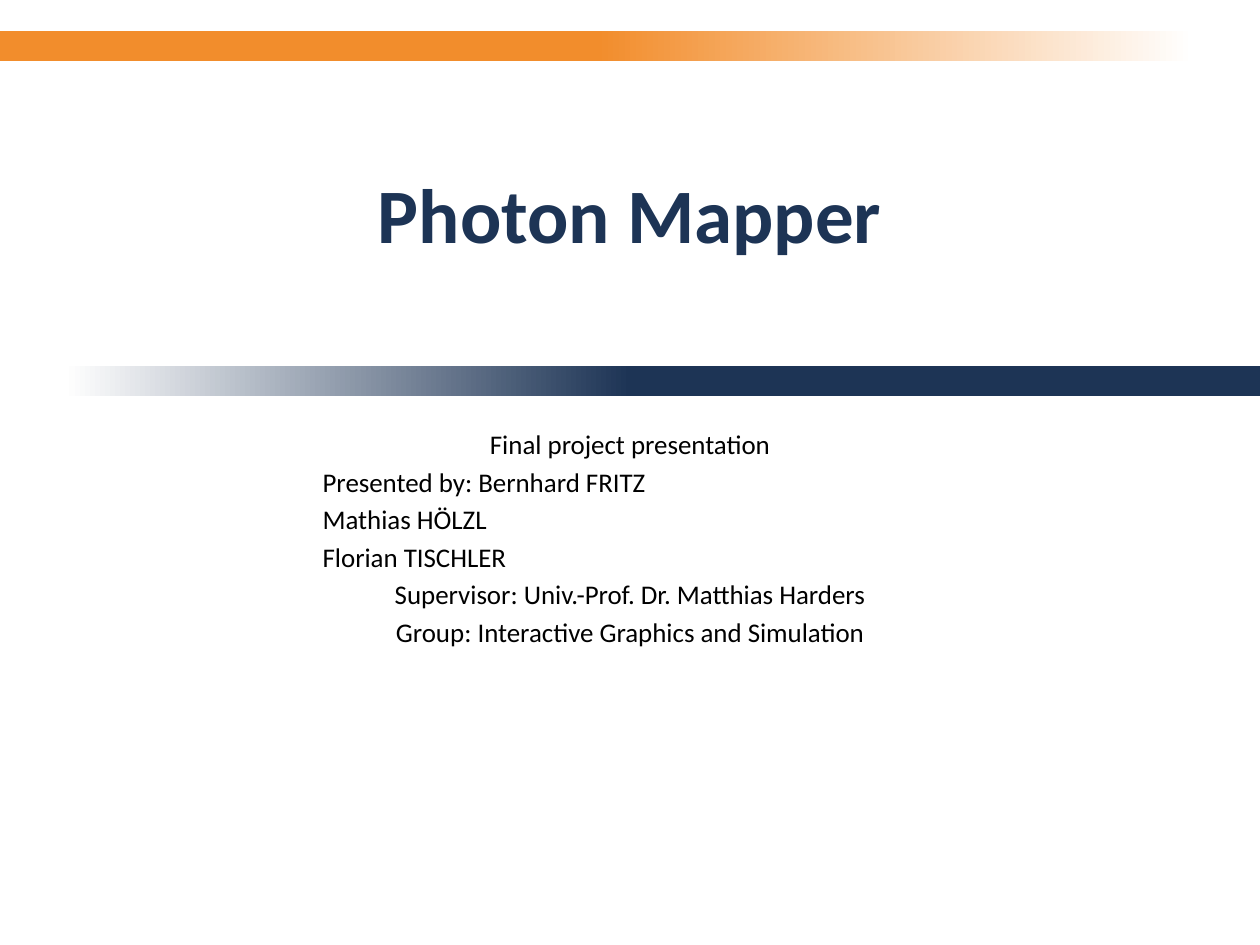
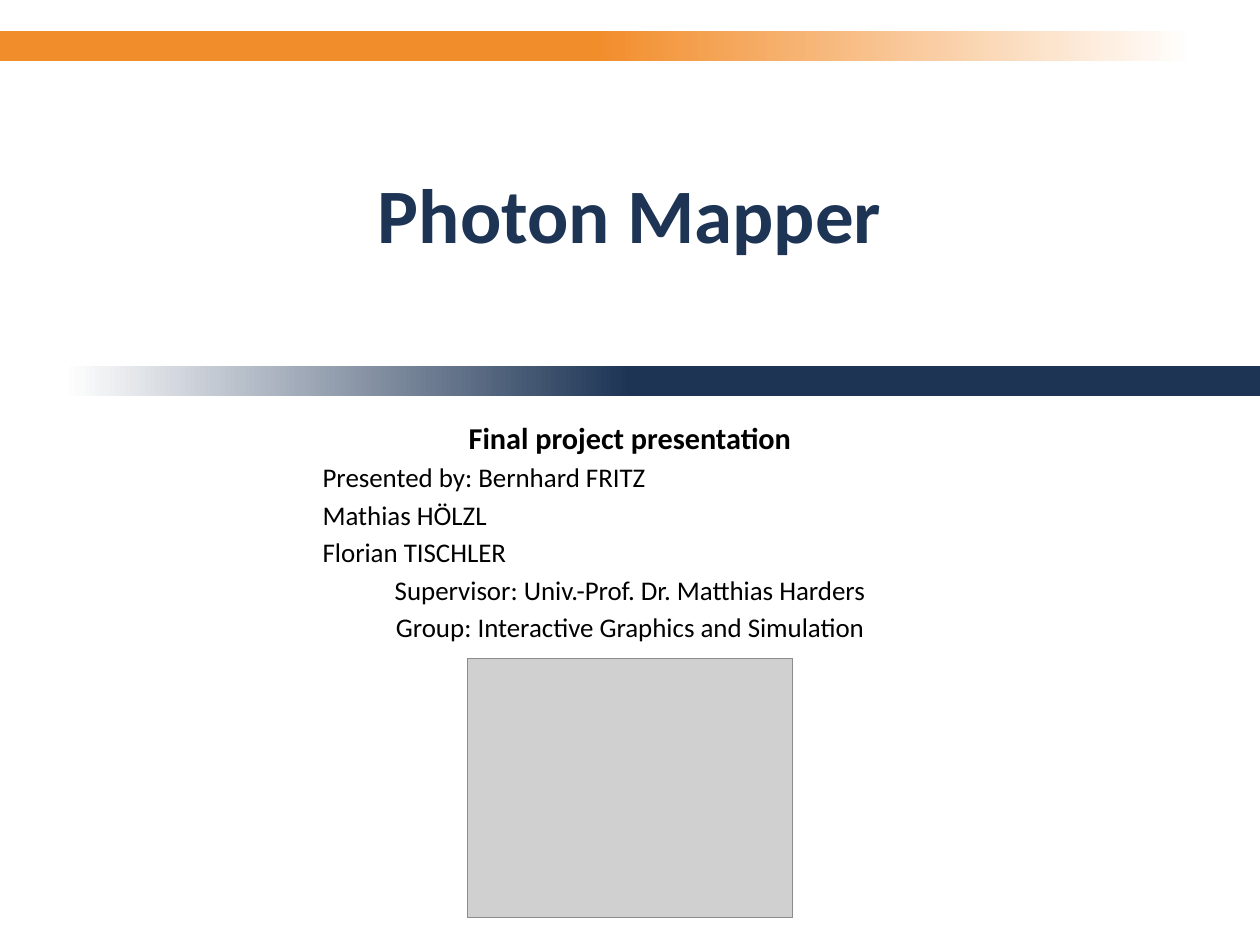
Before and after one commit to f-tischler/FortgeschritteneComputergrafik, a slide deck: slide 1 of Präsentation/presentation.pptx. Drawn at 1260x945 pixels with LibreOffice and Linux fonts; fonts in the diff are those of the drawing; grey boxes stand for pictures; background and template pictures are left out. Boxes give left, top, right and bottom in pixels: in the first picture for what was removed or moved away, otherwise in the second. Text is boxed around its words. In the diff, an @@ line names an element or a change of style, - is before the commit and + after.

```diff
--- a/Präsentation/presentation.pptx
+++ b/Präsentation/presentation.pptx
@@ text "Final project presentation": place and size @@
-text "Final project presentation" at box(323, 435, 864, 647)
+text "Final project presentation" at box(323, 427, 864, 642)
@@ text at box(469, 427, 791, 454): size 15.4 to 17.3 pt, bold on in "Final project presentation" @@
@@ picture added at box(467, 659, 793, 919) @@
```
Also in this commit, not shown: 12 other slides changed, 2 slides added, 5 slides removed, 4 other files.
